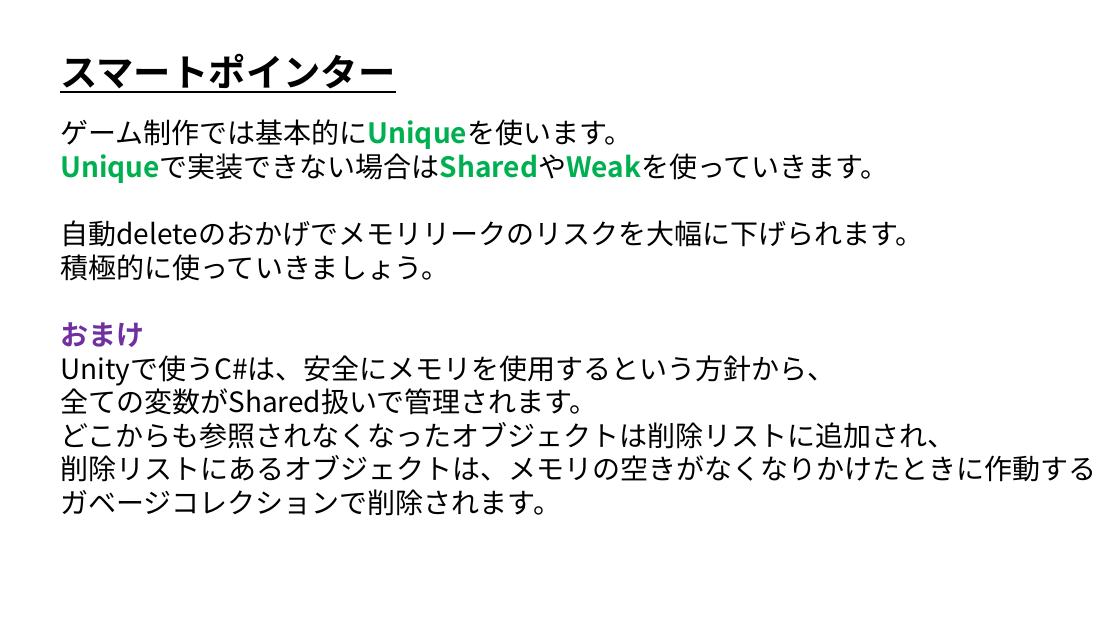
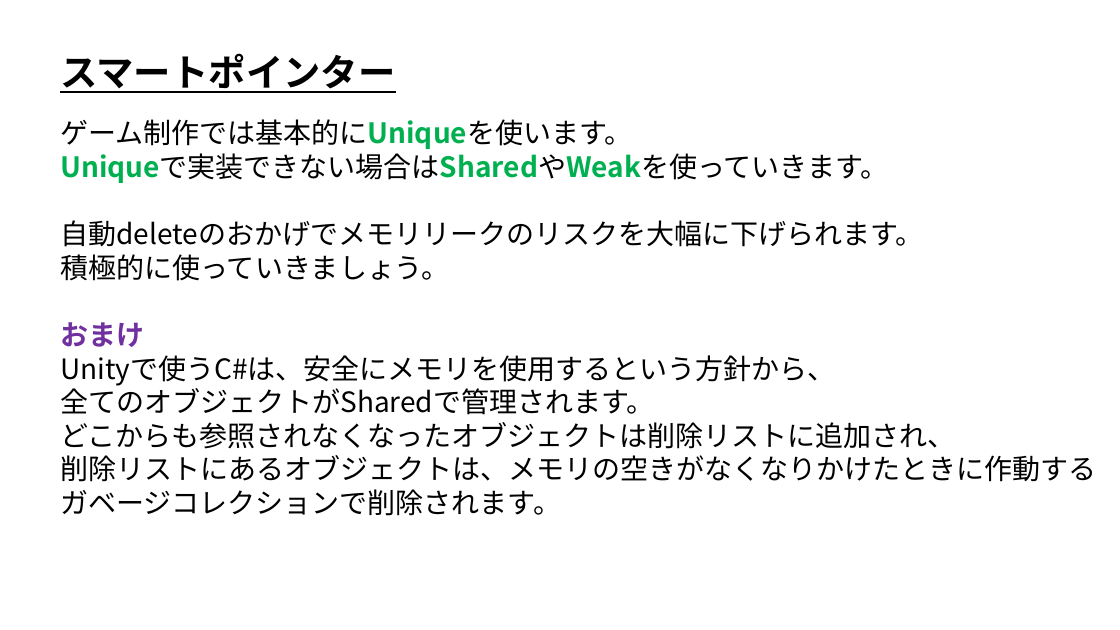
Before and after one commit to ArakiYusuke-Ohara/Textbook, a slide deck: slide 19 of ゲーム科1年/01_後期/プログラミングⅢ/23_スマートポインタ.pptx. Drawn at 1120x630 pixels with LibreOffice and Linux fonts; fonts in the diff are those of the drawing. Boxes give left, top, right and bottom in pixels: in the first picture for what was removed or moved away, otherwise in the second. Text is boxed around its words. In the diff, an @@ line names an element or a change of style, - is before the commit and + after.

Commit message:
スライドを微修正

```diff
--- a/ゲーム科1年/01_後期/プログラミングⅢ/23_スマートポインタ.pptx
+++ b/ゲーム科1年/01_後期/プログラミングⅢ/23_スマートポインタ.pptx
@@ text at (x1=60, y1=384, x2=654, y2=415): text changed @@
-全ての変数がShared扱いで管理されます。
+全てのオブジェクトがSharedで管理されます。
```
